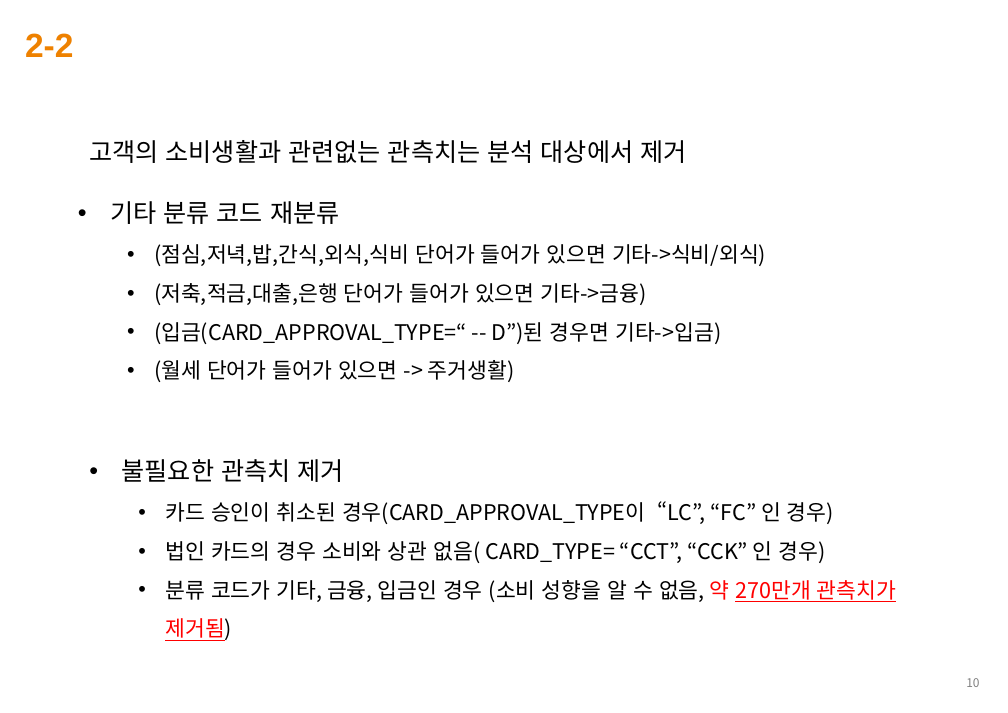
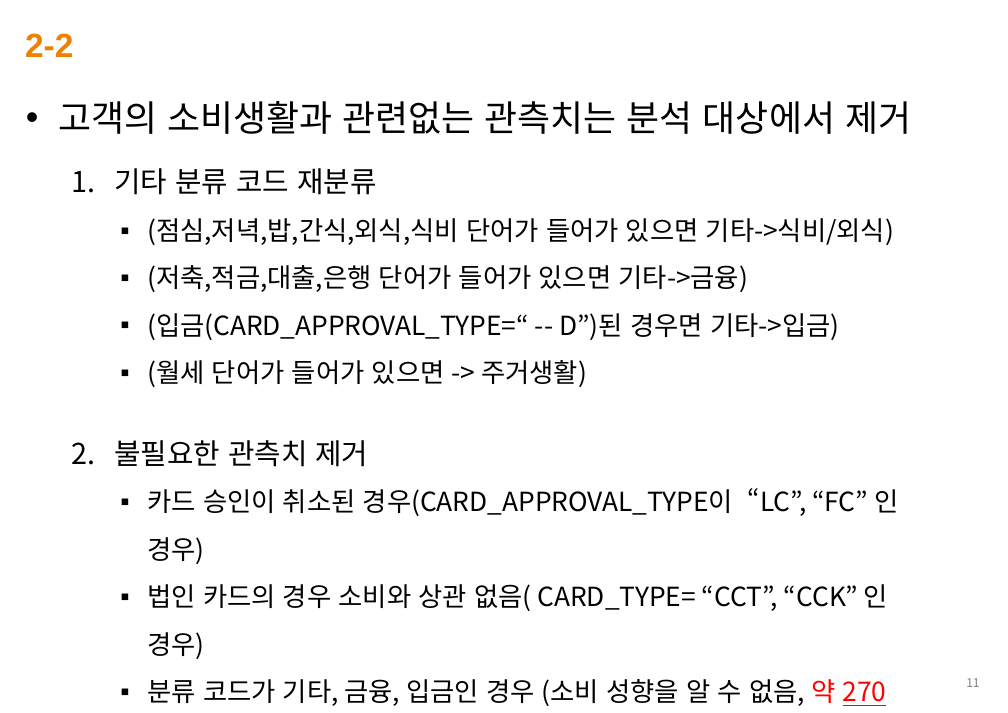
Before and after one commit to abcd00ou/LDS-Stat, a slide deck: slide 11 of 최종 보고서_이동성.pptx (slide 10 before the commit). Drawn at 1008x713 pixels with LibreOffice and Linux fonts; fonts in the diff are those of the drawing; background and template pictures are left out. Boxes give left, top, right and bottom in pixels: in the first picture for what was removed or moved away, otherwise in the second. Text is boxed around its words. In the diff, an @@ line names an element or a change of style, - is before the commit and + after.

```diff
--- a/최종 보고서_이동성.pptx
+++ b/최종 보고서_이동성.pptx
@@ text "관측치 제거" at bbox=[228, 440, 369, 467]: size 22 to 30 pt; more space between paragraphs @@
@@ text "고객의 소비생활과 관련없는 관측치는 분석 ...": place and size @@
-text "고객의 소비생활과 관련없는 관측치는 분석 ..." at bbox=[89, 140, 686, 163]
+text "고객의 소비생활과 관련없는 관측치는 분석 ..." at bbox=[58, 101, 911, 134]
@@ text "고객의 소비생활과 관련없는 관측치는 분석 ..." at bbox=[58, 101, 911, 134]: size 21 to 30 pt; bullet none to • @@
@@ text "기타 분류 코드 재분류": place and size @@
-text "기타 분류 코드 재분류" at bbox=[110, 201, 766, 382]
+text "기타 분류 코드 재분류" at bbox=[114, 168, 898, 706]
@@ text at bbox=[114, 168, 894, 387]: size 21 to 24 pt in "기타 분류 코드 재분류"; size 18 to 22 pt in "(점심,저녁,밥,간식,외식,식비 단어가 들어가 있으면 기타->식비/외식)", "(저축,적금,대출,은행 단어가 들어가 있으면 기타->금융)", "(입금(CARD_APPROVAL_TYPE=“ -- D”)된 경우면 기타->입금)", "(월세 단어가 들어가 있으면 -> 주거생활)"; bullet • to 1.; bullet • to ▪ @@
@@ text at bbox=[114, 440, 898, 706]: paragraphs added @@
+2. 불필요한 관측치 제거
+  ▪ 카드 승인이 취소된 경우(CARD_APPROVAL_TYPE이 “LC”, “FC” 인 경우)
+  ▪ 법인 카드의 경우 소비와 상관 없음( CARD_TYPE= “CCT”, “CCK” 인 경우)
+  ▪ 분류 코드가 기타, 금융, 입금인 경우 (소비 성향을 알 수 없음, 약 270만개 관측치가 제거됨)
@@ text removed at bbox=[122, 459, 896, 641] @@
-• 불필요한 관측치 제거
-  • 카드 승인이 취소된 경우(CARD_APPROVAL_TYPE이 “LC”, “FC” 인 경우)
-  • 법인 카드의 경우 소비와 상관 없음( CARD_TYPE= “CCT”, “CCK” 인 경우)
-  • 분류 코드가 기타, 금융, 입금인 경우 (소비 성향을 알 수 없음, 약 270만개 관측치가 제거됨)
@@ page number at bbox=[966, 678, 979, 687]: text changed @@
-10
+11
```
Also in this commit, not shown: 24 other slides changed, 12 slides added, 3 slides removed.
